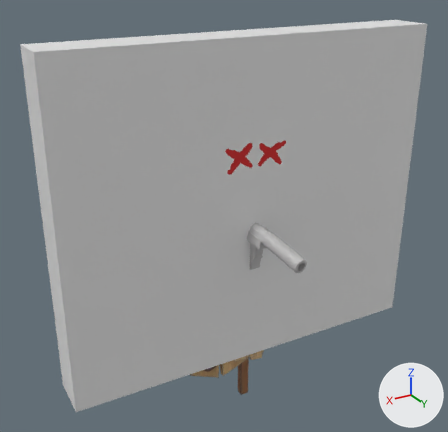
The glTF model assets/Target (5).glb as it was, and as the next commit left it.
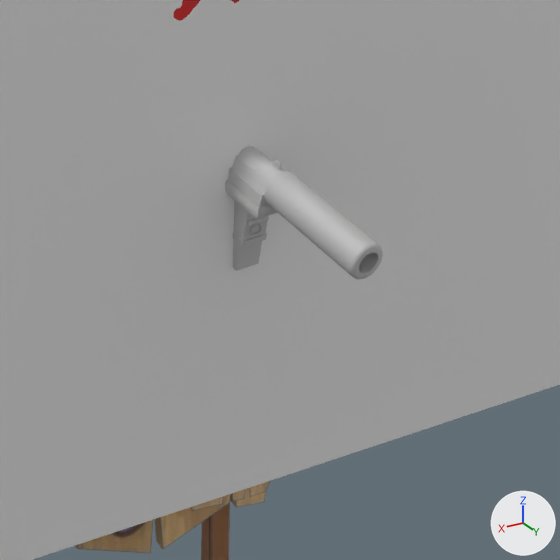
There are two pictures of each version: one whole from a camera (50 mm lens) standing at (0.34, -158.54, 6.49) and looking at (-1.55, -161.69, 4.92), one close up on the part from 36% to 84% of the width and 39% to 88% of the height. The lights are fixed; the arrows at lower right show +X, +Y and +Z. Where no turn or scale is listed for an object, it has been applied to the vertices.

Names of what the first close-up shows: 'BanditDynamite', 'BanditRevolver', 'Cube', 'old_stylized_agent_pistol_handpainted'.
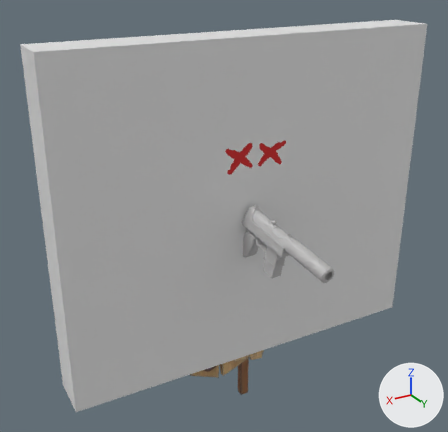
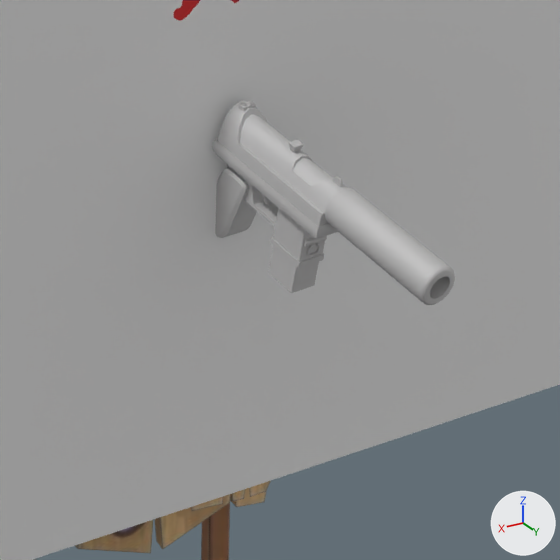
Pixel boxes (x1, y1, x2, y2) of what changed, in the close-ups (560 x 560 px):
```json
{"object": "old_stylized_agent_pistol_handpainted", "change": "moved", "before": [225, 146, 383, 280], "after": [212, 100, 455, 305]}
```

Edits to the scene script, one JSON object a line:
```json
{"op": "set", "path": "ob_old_stylized_agent_pistol_handpainted.location", "old": "(-1.745, -161.881, 4.682)", "new": "(-1.715, -161.598, 4.759)"}
```
